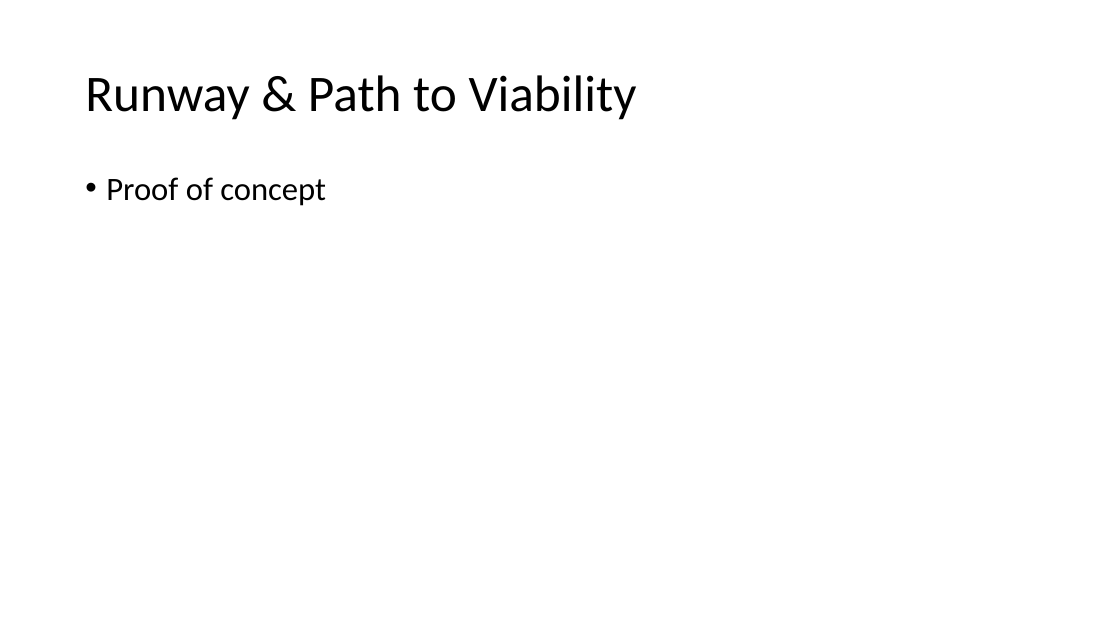
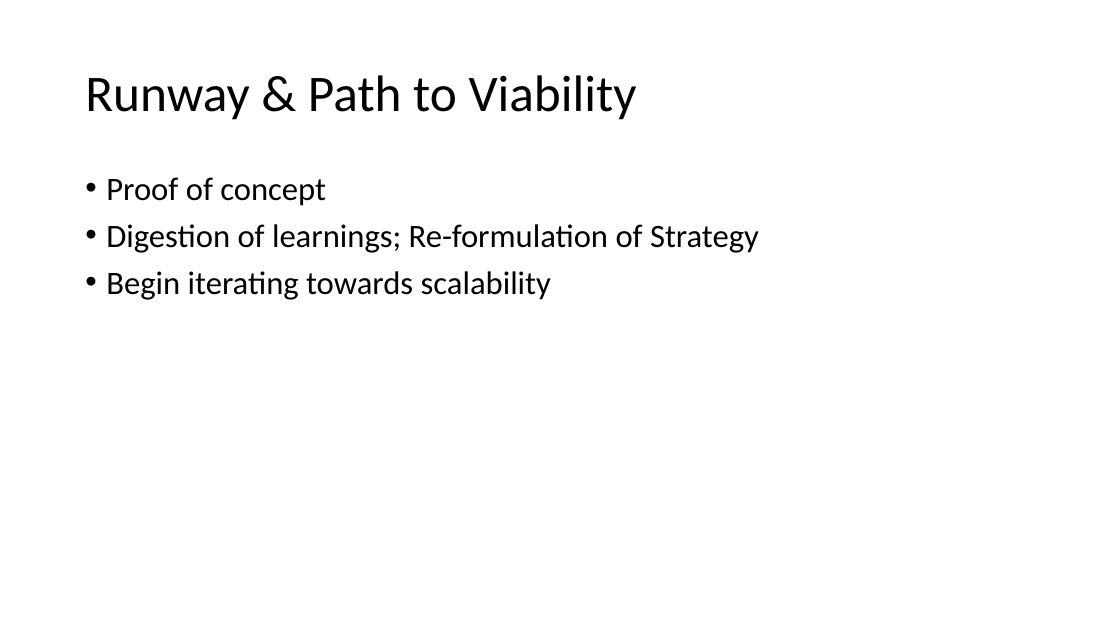
Before and after one commit to paulmattheww/csci-e-11-challenges-opportunities-bigdata-iot-cybersecurity, a slide deck: slide 4 of Business Proposal.pptx (slide 3 before the commit). Drawn at 1120x630 pixels with LibreOffice and Linux fonts; fonts in the diff are those of the drawing. Boxes give left, top, right and bottom in pixels: in the first picture for what was removed or moved away, otherwise in the second. Text is boxed around its words. In the diff, an @@ line names an element or a change of style, - is before the commit and + after.

```diff
--- a/Business Proposal.pptx
+++ b/Business Proposal.pptx
@@ text at (106, 224, 759, 300): paragraphs added @@
+• Digestion of learnings; Re-formulation of Strategy
+• Begin iterating towards scalability
```
Also in this commit, not shown: 2 other slides changed.
